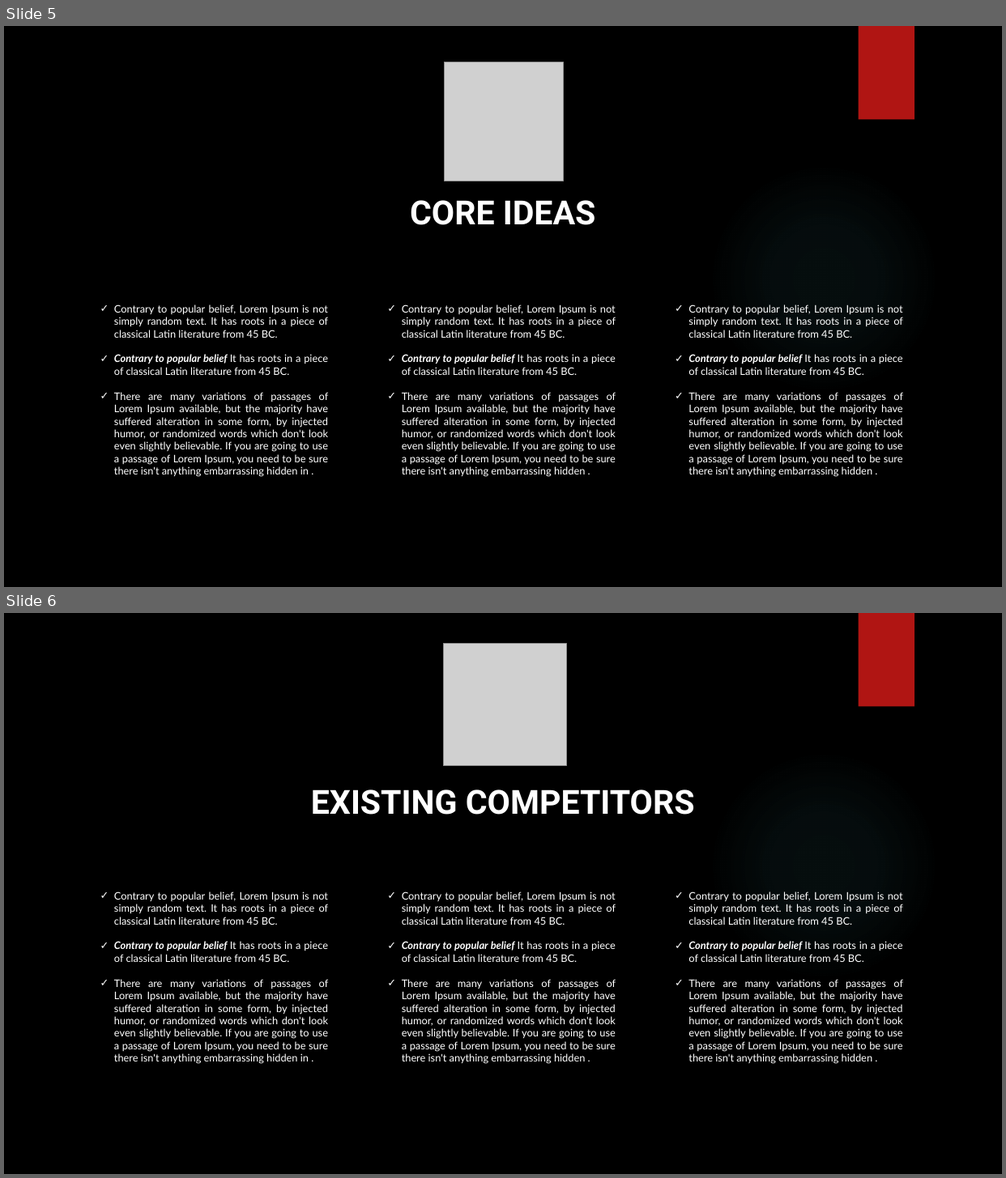
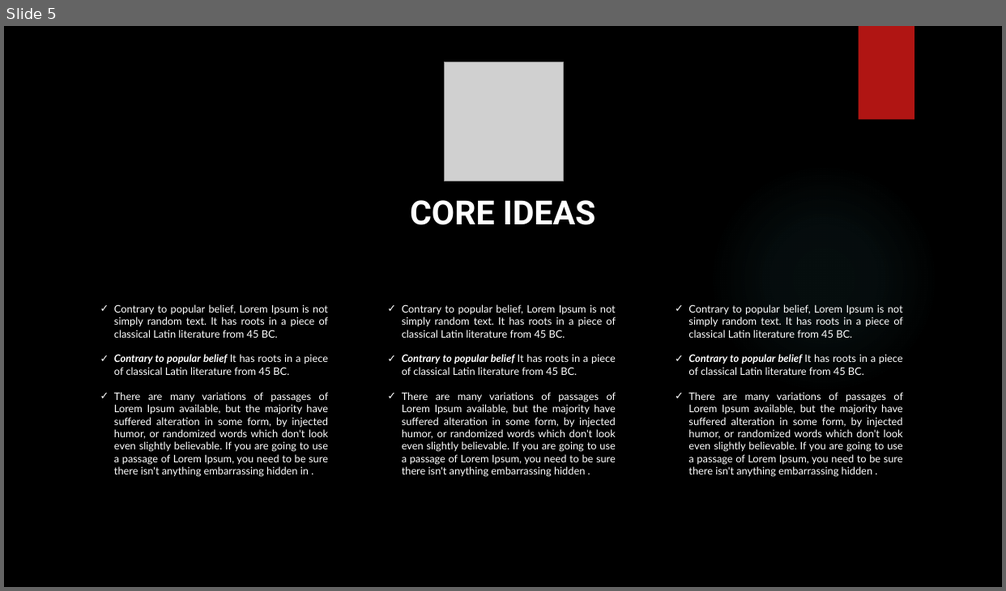
Before and after one commit to khangpqvn/Xanh-Hoa_Lac, a slide deck: Document/KhangPQ/Capstone.pptx. Shown one above the other, each under a label of ours: slides 5 and 6 before the commit, slide 5 after it. The pictures are 1006x1178 and 1006x591 pixels, drawn with LibreOffice and Linux fonts; fonts in the diff are those of the drawing; grey boxes stand for pictures; background and template pictures are left out. Boxes give left, top, right and bottom in pixels: in the first picture for what was removed or moved away, otherwise in the second. Text is boxed around its words. In the diff, an @@ line names an element or a change of style, - is before the commit and + after.

```diff
--- a/Document/KhangPQ/Capstone.pptx
+++ b/Document/KhangPQ/Capstone.pptx
@@ slide 6 removed at bbox=[4, 613, 1002, 1174], background picture (left out); not listed: 2 template elements that a slide beside it also shows @@
@@ picture removed at bbox=[444, 643, 566, 766] @@
@@ text removed at bbox=[311, 790, 695, 815] @@
-EXISTING COMPETITORS
@@ text removed at bbox=[114, 892, 329, 1064] @@
-✓ Contrary to popular belief, Lorem Ipsum is not simply random text. It has roots in a piece of classical Latin literature from 45 BC.
-✓ Contrary to popular belief It has roots in a piece of classical Latin literature from 45 BC.
-✓ There are many variations of passages of Lorem Ipsum available, but the majority have suffered alteration in some form, by injected humor, or randomized words which don't look even slightly believable. If you are going to use a passage of Lorem Ipsum, you need to be sure there isn't anything embarrassing hidden in .
@@ text removed at bbox=[402, 892, 616, 1064] @@
-✓ Contrary to popular belief, Lorem Ipsum is not simply random text. It has roots in a piece of classical Latin literature from 45 BC.
-✓ Contrary to popular belief It has roots in a piece of classical Latin literature from 45 BC.
-✓ There are many variations of passages of Lorem Ipsum available, but the majority have suffered alteration in some form, by injected humor, or randomized words which don't look even slightly believable. If you are going to use a passage of Lorem Ipsum, you need to be sure there isn't anything embarrassing hidden .
@@ text removed at bbox=[688, 892, 903, 1064] @@
-✓ Contrary to popular belief, Lorem Ipsum is not simply random text. It has roots in a piece of classical Latin literature from 45 BC.
-✓ Contrary to popular belief It has roots in a piece of classical Latin literature from 45 BC.
-✓ There are many variations of passages of Lorem Ipsum available, but the majority have suffered alteration in some form, by injected humor, or randomized words which don't look even slightly believable. If you are going to use a passage of Lorem Ipsum, you need to be sure there isn't anything embarrassing hidden .
```
Also in this commit, not shown: 1 slide changed, 7 slides added, 2 other slides removed, 1 other file.
